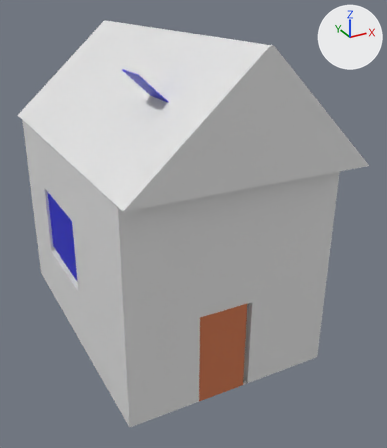
The COLLADA model env_mission/models/house/meshes/house.dae: old version first, new version second.
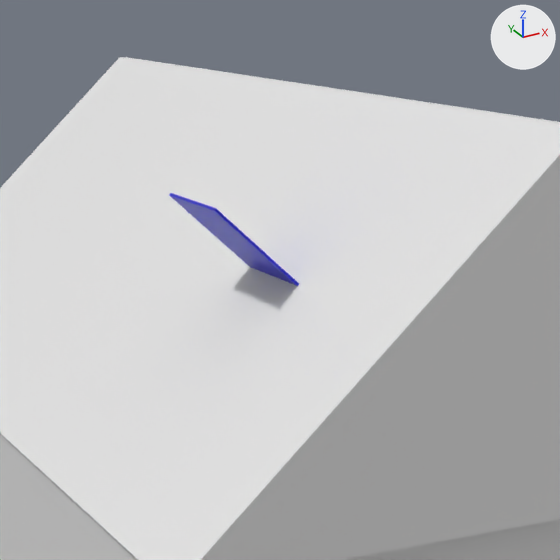
Old and new are each drawn whole from a 50 mm camera at (-3.6, -7.15, 5.67) aimed at (0.54, 0.36, 1.91) and again close up on the part from 16% to 68% of the width and 0% to 45% of the height. The axes (+X, +Y, +Z) are drawn at upper right. The lights are the same throughout.

The first close-up shows 'Cube_004_001', 'Dach_001', 'Haus_001'.
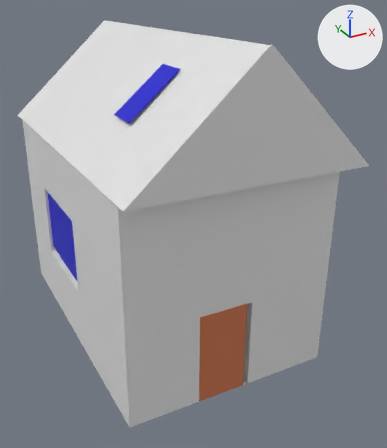
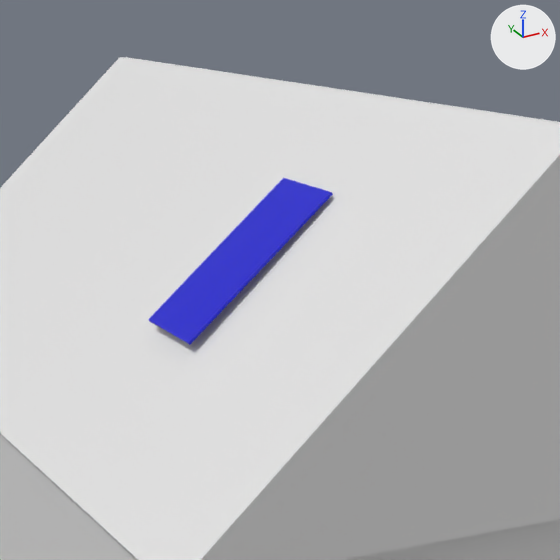
The newer file is also turned or shifted as a whole; pictures and numbers use the older file's frame.

Diff of the bpy script that builds the scene:
```diff
--- a/env_mission/models/house/meshes/house.dae.py
+++ b/env_mission/models/house/meshes/house.dae.py
@@ ob_cube_004_001 @@
 ob_cube_004_001 = bpy.data.objects.new('Cube_004_001', me_cube_015)
-ob_cube_004_001.location = (-0.584, -0.69, 4.37)
-ob_cube_004_001.rotation_euler = (-0.00424, 2.312, -0.012)  # degrees (-0.2, 132, -0.7)
+ob_cube_004_001.location = (-0.584, -0.355, 4.37)
+ob_cube_004_001.rotation_euler = (-0.0241, -0.867, -3.135)  # degrees (-1.4, -50, -180)
 ob_cube_004_001.scale = (0.00652, -0.266, 0.496)
```

Where the change shows, as pixel boxes (x1, y1, x2, y2) in the close-ups (560 x 560 px):
'Cube_004_001', moved, turned: before (169, 193, 299, 286); after (148, 178, 333, 345)
